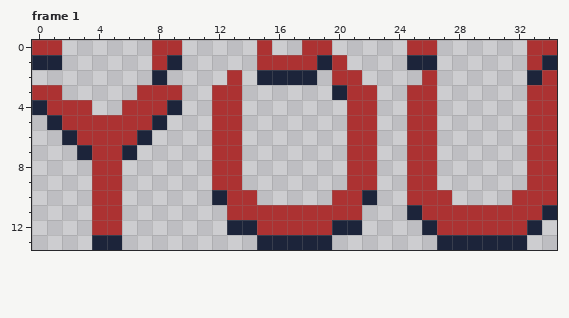
Two states of a pixel-art file, pictures/AsepriteFiles/RussianRouletteYouBr.aseprite. The first picture shows the starting point.
35x14 pixels, 1 frame. Shown: frame 1. The commit also changed other frames, which this record leaves out.
New version:
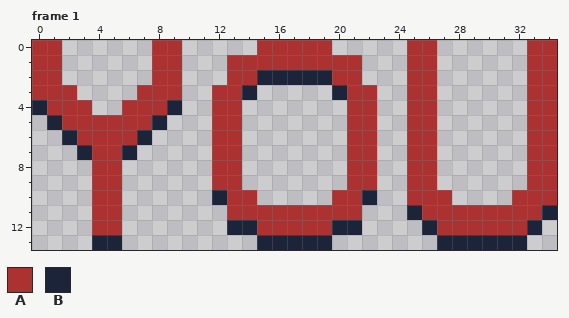
Palette (. is transparent): A #ac3232  B #1c243a
The edit:
Frame 1:
Colour A now appears in row 0 at x 16 to 17; in row 1 at x 13 to 14 and 21; in row 2 at x 0 to 1, 9, 14 and 25; in row 3 at x 2.
The author changed colour B to colour A in row 1 at x 0 to 1, 9, 19, 25 to 26 and 34; in row 2 at x 8 and 33.
Colour B now appears in row 2 at x 19; in row 3 at x 14.
Pixel boxes of the changes (left, top, right, bottom) in both pictures:
changed: (152, 40, 437, 100)
changed: (32, 55, 77, 100)
changed: (527, 55, 557, 85)
